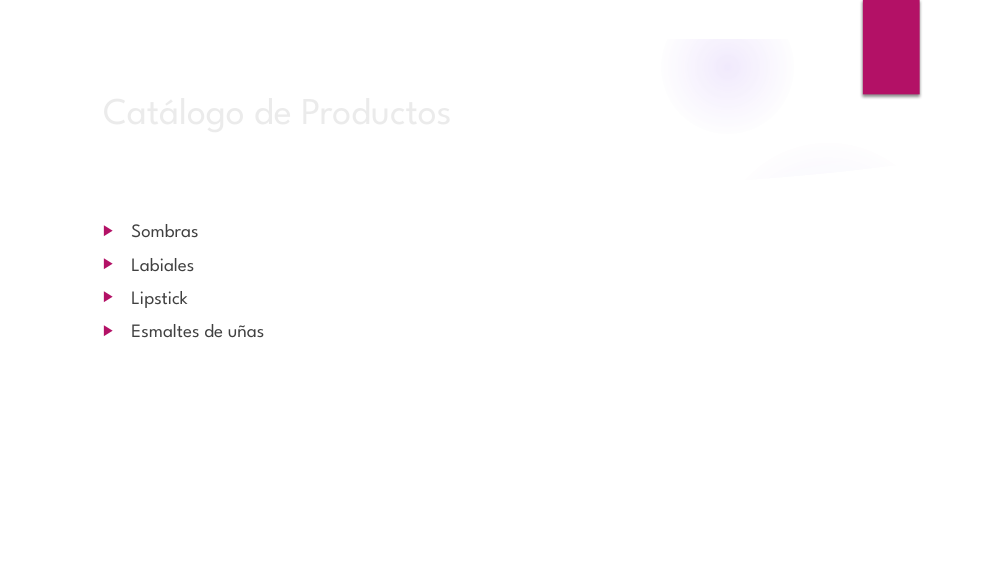
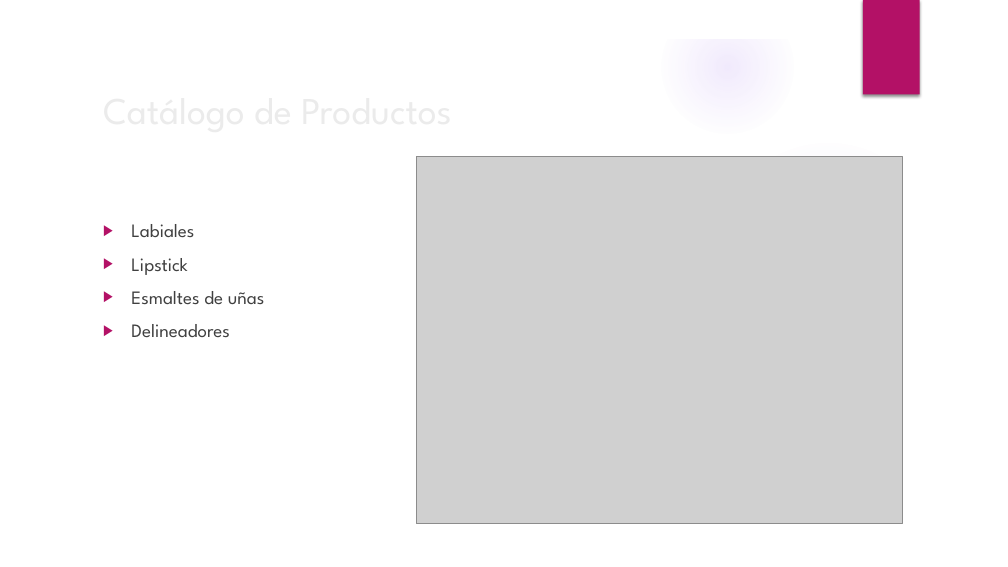
Before and after one commit to KathyLiz/ProyectoJavascript-2, a slide deck: slide 11 of Diapositivas.pptx (slide 9 before the commit). Drawn at 1008x567 pixels with LibreOffice and Linux fonts; fonts in the diff are those of the drawing; grey boxes stand for pictures; background and template pictures are left out. Boxes give left, top, right and bottom in pixels: in the first picture for what was removed or moved away, otherwise in the second. Text is boxed around its words. In the diff, an @@ line names an element or a change of style, - is before the commit and + after.

```diff
--- a/Diapositivas.pptx
+++ b/Diapositivas.pptx
@@ picture added at [417, 157, 903, 524] @@
@@ text at [131, 224, 198, 237]: paragraph removed @@
-▶ Sombras
@@ text at [131, 324, 229, 337]: paragraph added @@
+▶ Delineadores
```
Also in this commit, not shown: 1 other slide changed, 6 slides added, 3 other files.
